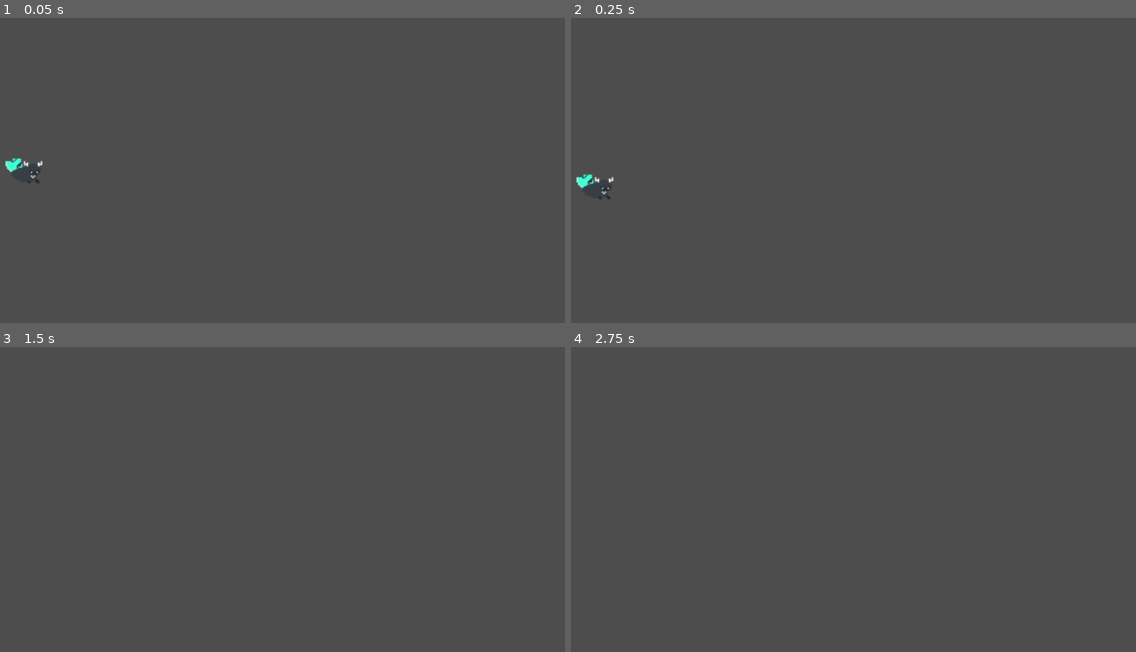
Above: before the commit, frames 1-4 (two rows, left to right).
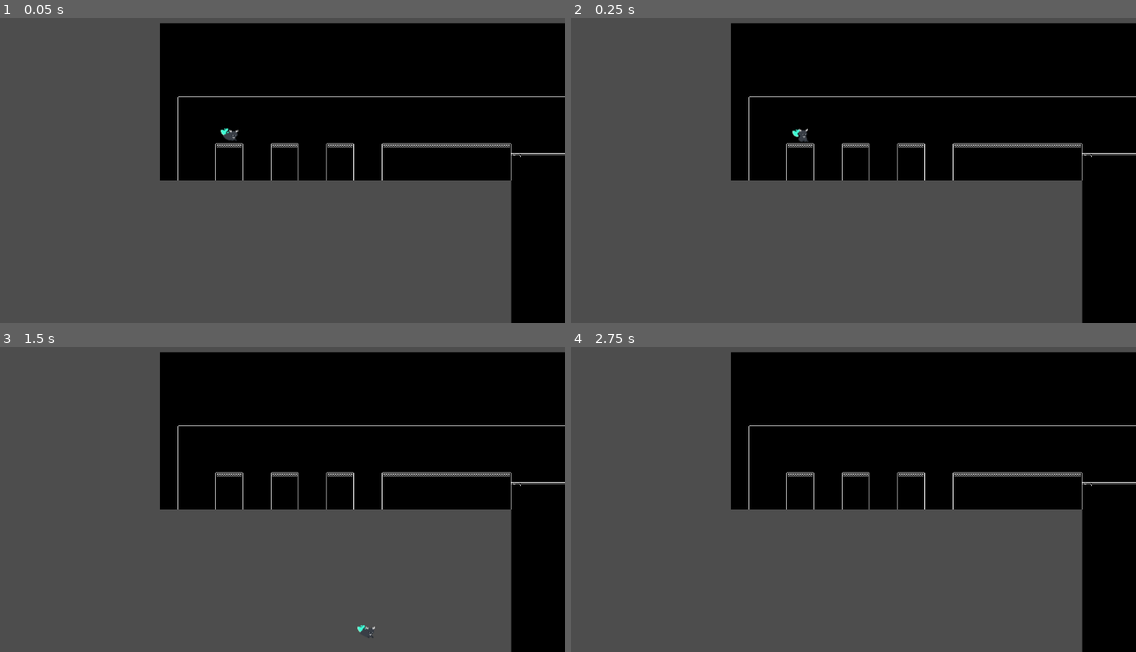
Above: after the commit, the same moments.

Repository: solacite/oblivescence-v2
Game: Godot game, scene res://scenes/main.tscn
Same seed, same stepped clock (60 frames per second), same inputs: the game is played once before the commit and once after it. Before the commit the project starts from res://scenes/player.tscn.
Inputs:
- Up to frame 1 (0.05 s): no input
- Up to frame 2 (0.25 s): no input
- Up to frame 3 (1.5 s): tap Enter (ui_accept) at 0.5, 0.77 s; hold Right (ui_right) from 0.53 s (still down)
- Up to frame 4 (2.75 s): tap Enter (ui_accept) at 1.52, 2 s; release Right (ui_right) at 2.03 s; hold Left (ui_left) from 2.03 s (still down)

The runs differ from the first frame. In frame 1, 41% of the frame differs, in the area x 0-100%, y 1-100%; in frame 2, 41%; in frame 3, 41%; in frame 4, 41%.

Commit message:
add player camera

Diff:
--- a/project.godot
+++ b/project.godot
@@ -11,7 +11,7 @@
 [application]
 
 config/name="oblivescence v2"
-run/main_scene="uid://ba6whiidtkuq0"
+run/main_scene="uid://c2fhhv6dhr634"
 config/features=PackedStringArray("4.4", "GL Compatibility")
 
 [editor_plugins]
--- a/scenes/main.tscn
+++ b/scenes/main.tscn
@@ -1,6 +1,9 @@
-[gd_scene load_steps=4 format=3 uid="uid://c2fhhv6dhr634"]
+[gd_scene load_steps=6 format=3 uid="uid://c2fhhv6dhr634"]
 
 [ext_resource type="Texture2D" uid="uid://8qnwwdbn5w82" path="res://assets/monochrome_tilemap.png" id="1_o5qli"]
+[ext_resource type="PackedScene" uid="uid://ba6whiidtkuq0" path="res://scenes/player.tscn" id="2_0wfyh"]
+
+[sub_resource type="PhysicsMaterial" id="PhysicsMaterial_0wfyh"]
 
 [sub_resource type="TileSetAtlasSource" id="TileSetAtlasSource_0wfyh"]
 texture = ExtResource("1_o5qli")
@@ -93,12 +96,19 @@
 1:4/0 = 0
 2:4/0 = 0
 3:4/0 = 0
+3:4/0/physics_layer_0/polygon_0/points = PackedVector2Array(-8, -8, 8, -8, 8, 8, -8, 8)
 4:4/0 = 0
+4:4/0/physics_layer_0/polygon_0/points = PackedVector2Array(-8, -8, 8, -8, 8, 8, -8, 8)
 5:4/0 = 0
+5:4/0/physics_layer_0/polygon_0/points = PackedVector2Array(-8, -8, 8, -8, 8, 8, -8, 8)
 6:4/0 = 0
+6:4/0/physics_layer_0/polygon_0/points = PackedVector2Array(-8, -8, 8, -8, 8, 8, -8, 8)
 7:4/0 = 0
+7:4/0/physics_layer_0/polygon_0/points = PackedVector2Array(-8, -8, 8, -8, 8, 8, -8, 8)
 8:4/0 = 0
+8:4/0/physics_layer_0/polygon_0/points = PackedVector2Array(-8, -8, 8, -8, 8, 8, -8, 8)
 9:4/0 = 0
+9:4/0/physics_layer_0/polygon_0/points = PackedVector2Array(-8, -8, 8, -8, 8, 8, -8, 8)
 10:4/0 = 0
 11:4/0 = 0
 12:4/0 = 0
@@ -114,63 +124,103 @@
 1:5/0 = 0
 2:5/0 = 0
 3:5/0 = 0
+3:5/0/physics_layer_0/polygon_0/points = PackedVector2Array(-8, -8, 8, -8, 8, 8, -8, 8)
 4:5/0 = 0
+4:5/0/physics_layer_0/polygon_0/points = PackedVector2Array(-8, -8, 8, -8, 8, 8, -8, 8)
 5:5/0 = 0
+5:5/0/physics_layer_0/polygon_0/points = PackedVector2Array(-8, -8, 8, -8, 8, 8, -8, 8)
 6:5/0 = 0
+6:5/0/physics_layer_0/polygon_0/points = PackedVector2Array(-8, -8, 8, -8, 8, 8, -8, 8)
 7:5/0 = 0
+7:5/0/physics_layer_0/polygon_0/points = PackedVector2Array(-8, -8, 8, -8, 8, 8, -8, 8)
 8:5/0 = 0
+8:5/0/physics_layer_0/polygon_0/points = PackedVector2Array(-8, -8, 8, -8, 8, 8, -8, 8)
 9:5/0 = 0
+9:5/0/physics_layer_0/polygon_0/points = PackedVector2Array(-8, -8, 8, -8, 8, 8, -8, 8)
 10:5/0 = 0
+10:5/0/physics_layer_0/polygon_0/points = PackedVector2Array(-8, -8, 8, -8, 8, 8, -8, 8)
 11:5/0 = 0
+11:5/0/physics_layer_0/polygon_0/points = PackedVector2Array(-8, -8, 8, -8, 8, 8, -8, 8)
 12:5/0 = 0
+12:5/0/physics_layer_0/polygon_0/points = PackedVector2Array(-8, -8, 8, -8, 8, 8, -8, 8)
 13:5/0 = 0
+13:5/0/physics_layer_0/polygon_0/points = PackedVector2Array(-8, -8, 8, -8, 8, 8, -8, 8)
 14:5/0 = 0
 15:5/0 = 0
+15:5/0/physics_layer_0/polygon_0/points = PackedVector2Array(-8, -8, 8, -8, 8, 8, -8, 8)
 16:5/0 = 0
+16:5/0/physics_layer_0/polygon_0/points = PackedVector2Array(-8, -8, 8, -8, 8, 8, -8, 8)
 17:5/0 = 0
+17:5/0/physics_layer_0/polygon_0/points = PackedVector2Array(-8, -8, 8, -8, 8, 8, -8, 8)
 18:5/0 = 0
+18:5/0/physics_layer_0/polygon_0/points = PackedVector2Array(-8, -8, 8, -8, 8, 8, -8, 8)
 19:5/0 = 0
 20:5/0 = 0
 0:6/0 = 0
 1:6/0 = 0
 2:6/0 = 0
 3:6/0 = 0
+3:6/0/physics_layer_0/polygon_0/points = PackedVector2Array(-8, -8, 8, -8, 8, 8, -8, 8)
 4:6/0 = 0
+4:6/0/physics_layer_0/polygon_0/points = PackedVector2Array(-8, -8, 8, -8, 8, 8, -8, 8)
 5:6/0 = 0
+5:6/0/physics_layer_0/polygon_0/points = PackedVector2Array(-8, -8, 8, -8, 8, 8, -8, 8)
 6:6/0 = 0
+6:6/0/physics_layer_0/polygon_0/points = PackedVector2Array(-8, -8, 8, -8, 8, 8, -8, 8)
 7:6/0 = 0
+7:6/0/physics_layer_0/polygon_0/points = PackedVector2Array(-8, -8, 8, -8, 8, 8, -8, 8)
 8:6/0 = 0
+8:6/0/physics_layer_0/polygon_0/points = PackedVector2Array(-8, -8, 8, -8, 8, 8, -8, 8)
 9:6/0 = 0
+9:6/0/physics_layer_0/polygon_0/points = PackedVector2Array(-8, -8, 8, -8, 8, 8, -8, 8)
 10:6/0 = 0
+10:6/0/physics_layer_0/polygon_0/points = PackedVector2Array(-8, -8, 8, -8, 8, 8, -8, 8)
 11:6/0 = 0
 12:6/0 = 0
+12:6/0/physics_layer_0/polygon_0/points = PackedVector2Array(-8, -8, 8, -8, 8, 8, -8, 8)
 13:6/0 = 0
+13:6/0/physics_layer_0/polygon_0/points = PackedVector2Array(-8, -8, 8, -8, 8, 8, -8, 8)
 14:6/0 = 0
 15:6/0 = 0
+15:6/0/physics_layer_0/polygon_0/points = PackedVector2Array(-8, -8, 8, -8, 8, 8, -8, 8)
 16:6/0 = 0
 17:6/0 = 0
+17:6/0/physics_layer_0/polygon_0/points = PackedVector2Array(-8, -8, 8, -8, 8, 8, -8, 8)
 18:6/0 = 0
+18:6/0/physics_layer_0/polygon_0/points = PackedVector2Array(-8, -8, 8, -8, 8, 8, -8, 8)
 19:6/0 = 0
 20:6/0 = 0
 0:7/0 = 0
 1:7/0 = 0
 2:7/0 = 0
 3:7/0 = 0
+3:7/0/physics_layer_0/polygon_0/points = PackedVector2Array(-8, -8, 8, -8, 8, 8, -8, 8)
 4:7/0 = 0
+4:7/0/physics_layer_0/polygon_0/points = PackedVector2Array(-8, -8, 8, -8, 8, 8, -8, 8)
 5:7/0 = 0
+5:7/0/physics_layer_0/polygon_0/points = PackedVector2Array(-8, -8, 8, -8, 8, 8, -8, 8)
 6:7/0 = 0
+6:7/0/physics_layer_0/polygon_0/points = PackedVector2Array(-8, -8, 8, -8, 8, 8, -8, 8)
 7:7/0 = 0
 8:7/0 = 0
 9:7/0 = 0
 10:7/0 = 0
+10:7/0/physics_layer_0/polygon_0/points = PackedVector2Array(-8, -8, 8, -8, 8, 8, -8, 8)
 11:7/0 = 0
+11:7/0/physics_layer_0/polygon_0/points = PackedVector2Array(-8, -8, 8, -8, 8, 8, -8, 8)
 12:7/0 = 0
+12:7/0/physics_layer_0/polygon_0/points = PackedVector2Array(-8, -8, 8, -8, 8, 8, -8, 8)
 13:7/0 = 0
+13:7/0/physics_layer_0/polygon_0/points = PackedVector2Array(-8, -8, 8, -8, 8, 8, -8, 8)
 14:7/0 = 0
 15:7/0 = 0
+15:7/0/physics_layer_0/polygon_0/points = PackedVector2Array(-8, -8, 8, -8, 8, 8, -8, 8)
 16:7/0 = 0
+16:7/0/physics_layer_0/polygon_0/points = PackedVector2Array(-8, -8, 8, -8, 8, 8, -8, 8)
 17:7/0 = 0
+17:7/0/physics_layer_0/polygon_0/points = PackedVector2Array(-8, -8, 8, -8, 8, 8, -8, 8)
 18:7/0 = 0
+18:7/0/physics_layer_0/polygon_0/points = PackedVector2Array(-8, -8, 8, -8, 8, 8, -8, 8)
 19:7/0 = 0
 20:7/0 = 0
 0:8/0 = 0
@@ -184,14 +234,22 @@
 8:8/0 = 0
 9:8/0 = 0
 10:8/0 = 0
+10:8/0/physics_layer_0/polygon_0/points = PackedVector2Array(-8, -8, 8, -8, 8, 8, -8, 8)
 11:8/0 = 0
+11:8/0/physics_layer_0/polygon_0/points = PackedVector2Array(-8, -8, 8, -8, 8, 8, -8, 8)
 12:8/0 = 0
+12:8/0/physics_layer_0/polygon_0/points = PackedVector2Array(-8, -8, 8, -8, 8, 8, -8, 8)
 13:8/0 = 0
+13:8/0/physics_layer_0/polygon_0/points = PackedVector2Array(-8, -8, 8, -8, 8, 8, -8, 8)
 14:8/0 = 0
 15:8/0 = 0
+15:8/0/physics_layer_0/polygon_0/points = PackedVector2Array(-8, -8, 8, -8, 8, 8, -8, 8)
 16:8/0 = 0
+16:8/0/physics_layer_0/polygon_0/points = PackedVector2Array(-8, -8, 8, -8, 8, 8, -8, 8)
 17:8/0 = 0
+17:8/0/physics_layer_0/polygon_0/points = PackedVector2Array(-8, -8, 8, -8, 8, 8, -8, 8)
 18:8/0 = 0
+18:8/0/physics_layer_0/polygon_0/points = PackedVector2Array(-8, -8, 8, -8, 8, 8, -8, 8)
 19:8/0 = 0
 20:8/0 = 0
 0:9/0 = 0
@@ -210,9 +268,13 @@
 13:9/0 = 0
 14:9/0 = 0
 15:9/0 = 0
+15:9/0/physics_layer_0/polygon_0/points = PackedVector2Array(-8, -8, 8, -8, 8, 8, -8, 8)
 16:9/0 = 0
+16:9/0/physics_layer_0/polygon_0/points = PackedVector2Array(-8, -8, 8, -8, 8, 8, -8, 8)
 17:9/0 = 0
+17:9/0/physics_layer_0/polygon_0/points = PackedVector2Array(-8, -8, 8, -8, 8, 8, -8, 8)
 18:9/0 = 0
+18:9/0/physics_layer_0/polygon_0/points = PackedVector2Array(-8, -8, 8, -8, 8, 8, -8, 8)
 19:9/0 = 0
 20:9/0 = 0
 0:10/0 = 0
@@ -231,9 +293,12 @@
 13:10/0 = 0
 14:10/0 = 0
 15:10/0 = 0
+15:10/0/physics_layer_0/polygon_0/points = PackedVector2Array(-8, -8, 8, -8, 8, 8, -8, 8)
 16:10/0 = 0
 17:10/0 = 0
+17:10/0/physics_layer_0/polygon_0/points = PackedVector2Array(-8, -8, 8, -8, 8, 8, -8, 8)
 18:10/0 = 0
+18:10/0/physics_layer_0/polygon_0/points = PackedVector2Array(-8, -8, 8, -8, 8, 8, -8, 8)
 19:10/0 = 0
 20:10/0 = 0
 0:11/0 = 0
@@ -252,9 +317,13 @@
 13:11/0 = 0
 14:11/0 = 0
 15:11/0 = 0
+15:11/0/physics_layer_0/polygon_0/points = PackedVector2Array(-8, -8, 8, -8, 8, 8, -8, 8)
 16:11/0 = 0
+16:11/0/physics_layer_0/polygon_0/points = PackedVector2Array(-8, -8, 8, -8, 8, 8, -8, 8)
 17:11/0 = 0
+17:11/0/physics_layer_0/polygon_0/points = PackedVector2Array(-8, -8, 8, -8, 8, 8, -8, 8)
 18:11/0 = 0
+18:11/0/physics_layer_0/polygon_0/points = PackedVector2Array(-8, -8, 8, -8, 8, 8, -8, 8)
 19:11/0 = 0
 20:11/0 = 0
 0:12/0 = 0
@@ -273,9 +342,13 @@
 13:12/0 = 0
 14:12/0 = 0
 15:12/0 = 0
+15:12/0/physics_layer_0/polygon_0/points = PackedVector2Array(-8, -8, 8, -8, 8, 8, -8, 8)
 16:12/0 = 0
+16:12/0/physics_layer_0/polygon_0/points = PackedVector2Array(-8, -8, 8, -8, 8, 8, -8, 8)
 17:12/0 = 0
+17:12/0/physics_layer_0/polygon_0/points = PackedVector2Array(-8, -8, 8, -8, 8, 8, -8, 8)
 18:12/0 = 0
+18:12/0/physics_layer_0/polygon_0/points = PackedVector2Array(-8, -8, 8, -8, 8, 8, -8, 8)
 19:12/0 = 0
 20:12/0 = 0
 0:13/0 = 0
@@ -289,14 +362,22 @@
 8:13/0 = 0
 9:13/0 = 0
 10:13/0 = 0
+10:13/0/physics_layer_0/polygon_0/points = PackedVector2Array(-8, -8, 8, -8, 8, 8, -8, 8)
 11:13/0 = 0
+11:13/0/physics_layer_0/polygon_0/points = PackedVector2Array(-8, -8, 8, -8, 8, 8, -8, 8)
 12:13/0 = 0
+12:13/0/physics_layer_0/polygon_0/points = PackedVector2Array(-8, -8, 8, -8, 8, 8, -8, 8)
 13:13/0 = 0
+13:13/0/physics_layer_0/polygon_0/points = PackedVector2Array(-8, -8, 8, -8, 8, 8, -8, 8)
 14:13/0 = 0
 15:13/0 = 0
+15:13/0/physics_layer_0/polygon_0/points = PackedVector2Array(-8, -8, 8, -8, 8, 8, -8, 8)
 16:13/0 = 0
+16:13/0/physics_layer_0/polygon_0/points = PackedVector2Array(-8, -8, 8, -8, 8, 8, -8, 8)
 17:13/0 = 0
+17:13/0/physics_layer_0/polygon_0/points = PackedVector2Array(-8, -8, 8, -8, 8, 8, -8, 8)
 18:13/0 = 0
+18:13/0/physics_layer_0/polygon_0/points = PackedVector2Array(-8, -8, 8, -8, 8, 8, -8, 8)
 19:13/0 = 0
 20:13/0 = 0
 0:14/0 = 0
@@ -310,14 +391,21 @@
 8:14/0 = 0
 9:14/0 = 0
 10:14/0 = 0
+10:14/0/physics_layer_0/polygon_0/points = PackedVector2Array(-8, -8, 8, -8, 8, 8, -8, 8)
 11:14/0 = 0
+11:14/0/physics_layer_0/polygon_0/points = PackedVector2Array(-8, -8, 8, -8, 8, 8, -8, 8)
 12:14/0 = 0
+12:14/0/physics_layer_0/polygon_0/points = PackedVector2Array(-8, -8, 8, -8, 8, 8, -8, 8)
 13:14/0 = 0
+13:14/0/physics_layer_0/polygon_0/points = PackedVector2Array(-8, -8, 8, -8, 8, 8, -8, 8)
 14:14/0 = 0
 15:14/0 = 0
+15:14/0/physics_layer_0/polygon_0/points = PackedVector2Array(-8, -8, 8, -8, 8, 8, -8, 8)
 16:14/0 = 0
 17:14/0 = 0
+17:14/0/physics_layer_0/polygon_0/points = PackedVector2Array(-8, -8, 8, -8, 8, 8, -8, 8)
 18:14/0 = 0
+18:14/0/physics_layer_0/polygon_0/points = PackedVector2Array(-8, -8, 8, -8, 8, 8, -8, 8)
 19:14/0 = 0
 20:14/0 = 0
 0:15/0 = 0
@@ -331,14 +419,22 @@
 8:15/0 = 0
 9:15/0 = 0
 10:15/0 = 0
+10:15/0/physics_layer_0/polygon_0/points = PackedVector2Array(-8, -8, 8, -8, 8, 8, -8, 8)
 11:15/0 = 0
+11:15/0/physics_layer_0/polygon_0/points = PackedVector2Array(-8, -8, 8, -8, 8, 8, -8, 8)
 12:15/0 = 0
+12:15/0/physics_layer_0/polygon_0/points = PackedVector2Array(-8, -8, 8, -8, 8, 8, -8, 8)
 13:15/0 = 0
+13:15/0/physics_layer_0/polygon_0/points = PackedVector2Array(-8, -8, 8, -8, 8, 8, -8, 8)
 14:15/0 = 0
 15:15/0 = 0
+15:15/0/physics_layer_0/polygon_0/points = PackedVector2Array(-8, -8, 8, -8, 8, 8, -8, 8)
 16:15/0 = 0
+16:15/0/physics_layer_0/polygon_0/points = PackedVector2Array(-8, -8, 8, -8, 8, 8, -8, 8)
 17:15/0 = 0
+17:15/0/physics_layer_0/polygon_0/points = PackedVector2Array(-8, -8, 8, -8, 8, 8, -8, 8)
 18:15/0 = 0
+18:15/0/physics_layer_0/polygon_0/points = PackedVector2Array(-8, -8, 8, -8, 8, 8, -8, 8)
 19:15/0 = 0
 20:15/0 = 0
 0:16/0 = 0
@@ -352,14 +448,22 @@
 8:16/0 = 0
 9:16/0 = 0
 10:16/0 = 0
+10:16/0/physics_layer_0/polygon_0/points = PackedVector2Array(-8, -8, 8, -8, 8, 8, -8, 8)
 11:16/0 = 0
+11:16/0/physics_layer_0/polygon_0/points = PackedVector2Array(-8, -8, 8, -8, 8, 8, -8, 8)
 12:16/0 = 0
+12:16/0/physics_layer_0/polygon_0/points = PackedVector2Array(-8, -8, 8, -8, 8, 8, -8, 8)
 13:16/0 = 0
+13:16/0/physics_layer_0/polygon_0/points = PackedVector2Array(-8, -8, 8, -8, 8, 8, -8, 8)
 14:16/0 = 0
 15:16/0 = 0
+15:16/0/physics_layer_0/polygon_0/points = PackedVector2Array(-8, -8, 8, -8, 8, 8, -8, 8)
 16:16/0 = 0
+16:16/0/physics_layer_0/polygon_0/points = PackedVector2Array(-8, -8, 8, -8, 8, 8, -8, 8)
 17:16/0 = 0
+17:16/0/physics_layer_0/polygon_0/points = PackedVector2Array(-8, -8, 8, -8, 8, 8, -8, 8)
 18:16/0 = 0
+18:16/0/physics_layer_0/polygon_0/points = PackedVector2Array(-8, -8, 8, -8, 8, 8, -8, 8)
 19:16/0 = 0
 20:16/0 = 0
 0:17/0 = 0
@@ -377,8 +481,11 @@
 12:17/0 = 0
 13:17/0 = 0
 14:17/0 = 0
+14:17/0/physics_layer_0/polygon_0/points = PackedVector2Array(-8, -8, 8, -8, 8, 8, -8, 8)
 15:17/0 = 0
+15:17/0/physics_layer_0/polygon_0/points = PackedVector2Array(-8, -8, 8, -8, 8, 8, -8, 8)
 16:17/0 = 0
+16:17/0/physics_layer_0/polygon_0/points = PackedVector2Array(-8, -8, 8, -8, 8, 8, -8, 8)
 17:17/0 = 0
 18:17/0 = 0
 19:17/0 = 0
@@ -398,8 +505,11 @@
 12:18/0 = 0
 13:18/0 = 0
 14:18/0 = 0
+14:18/0/physics_layer_0/polygon_0/points = PackedVector2Array(-8, -8, 8, -8, 8, 8, -8, 8)
 15:18/0 = 0
+15:18/0/physics_layer_0/polygon_0/points = PackedVector2Array(-8, -8, 8, -8, 8, 8, -8, 8)
 16:18/0 = 0
+16:18/0/physics_layer_0/polygon_0/points = PackedVector2Array(-8, -8, 8, -8, 8, 8, -8, 8)
 17:18/0 = 0
 18:18/0 = 0
 19:18/0 = 0
@@ -419,8 +529,11 @@
 12:19/0 = 0
 13:19/0 = 0
 14:19/0 = 0
+14:19/0/physics_layer_0/polygon_0/points = PackedVector2Array(-8, -8, 8, -8, 8, 8, -8, 8)
 15:19/0 = 0
+15:19/0/physics_layer_0/polygon_0/points = PackedVector2Array(-8, -8, 8, -8, 8, 8, -8, 8)
 16:19/0 = 0
+16:19/0/physics_layer_0/polygon_0/points = PackedVector2Array(-8, -8, 8, -8, 8, 8, -8, 8)
 17:19/0 = 0
 18:19/0 = 0
 19:19/0 = 0
@@ -448,11 +561,19 @@
 20:20/0 = 0
 
 [sub_resource type="TileSet" id="TileSet_sgp6g"]
+physics_layer_0/collision_layer = 1
+physics_layer_0/physics_material = SubResource("PhysicsMaterial_0wfyh")
 sources/0 = SubResource("TileSetAtlasSource_0wfyh")
 
 [node name="Main" type="Node2D"]
 
 [node name="TileMap" type="TileMap" parent="."]
+position = Vector2(6, 0)
 tile_set = SubResource("TileSet_sgp6g")
+collision_animatable = true
 format = 2
 layer_0/tile_data = PackedInt32Array(851969, 655360, 13, 851970, 720896, 13, 851971, 786432, 13, 851972, 1179648, 18, 8 …(43517 unchanged characters)…
+
+[node name="Player" parent="." instance=ExtResource("2_0wfyh")]
+position = Vector2(45, 195)
+scale = Vector2(0.15, 0.15)
--- a/scenes/player.tscn
+++ b/scenes/player.tscn
@@ -285,16 +285,16 @@
 [node name="Player" type="Node2D"]
 
 [node name="CharacterBody2D" type="CharacterBody2D" parent="."]
+scale = Vector2(7.65, 7.65)
 script = ExtResource("1_qlg0r")
 
 [node name="AnimatedSprite2D" type="AnimatedSprite2D" parent="CharacterBody2D"]
-position = Vector2(225.5, 389.5)
-scale = Vector2(2.4375, 2.25694)
 sprite_frames = SubResource("SpriteFrames_ur7pv")
-animation = &"fall"
-frame_progress = 0.926266
+animation = &"idle"
+frame_progress = 0.667984
 
 [node name="CollisionShape2D" type="CollisionShape2D" parent="CharacterBody2D"]
-position = Vector2(218, 386)
-scale = Vector2(3.4, 2.43925)
 shape = SubResource("RectangleShape2D_tuyoq")
+
+[node name="Camera2D" type="Camera2D" parent="."]
+scale = Vector2(-0.257708, -1.46278)
--- a/scripts/player.gd
+++ b/scripts/player.gd
@@ -12,16 +12,38 @@
 	if not is_on_floor():
 		velocity += get_gravity() * delta
 
-	# Handle jump.
+	# jump input
 	if Input.is_action_just_pressed("ui_accept") and is_on_floor():
 		velocity.y = JUMP_VELOCITY
 
-	# Get the input direction and handle the movement/deceleration.
-	# As good practice, you should replace UI actions with custom gameplay actions.
+	# horizontal input
 	var direction := Input.get_axis("ui_left", "ui_right")
+
+	# set horizontal velocity
 	if direction:
 		velocity.x = direction * SPEED
 	else:
 		velocity.x = move_toward(velocity.x, 0, SPEED)
 
+	# i like to move it move it
 	move_and_slide()
+
+	# update character anim based on mvmt
+	update_animations()
+
+func update_animations():
+	var animated_sprite = $AnimatedSprite2D
+
+	# jump/fall
+	if not is_on_floor():
+		if velocity.y < 0:
+			animated_sprite.play("jump")
+		else:
+			animated_sprite.play("fall")
+
+	elif velocity.x != 0:
+		animated_sprite.play("run")
+		animated_sprite.flip_h = velocity.x < 0
+
+	else:
+		animated_sprite.play("idle")
